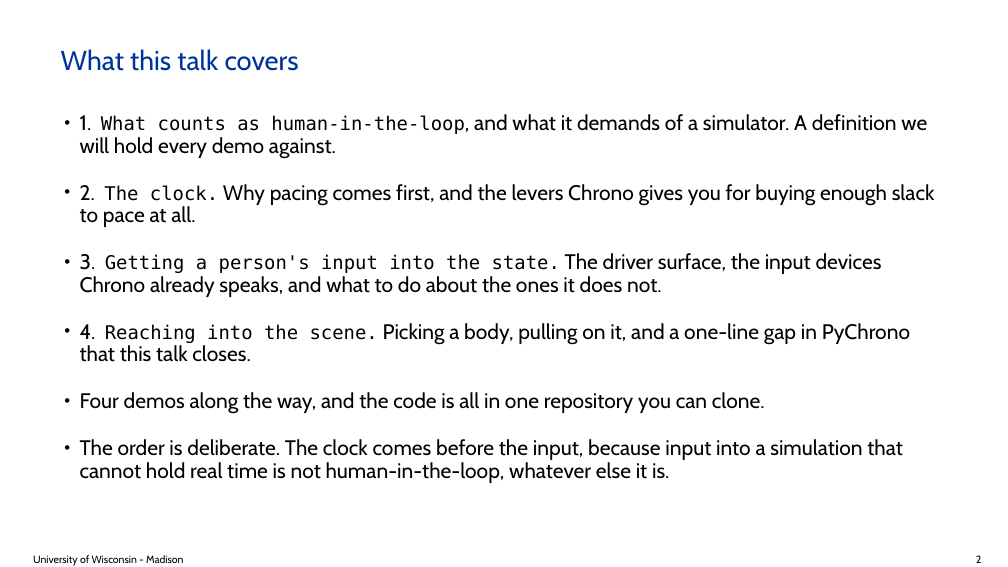
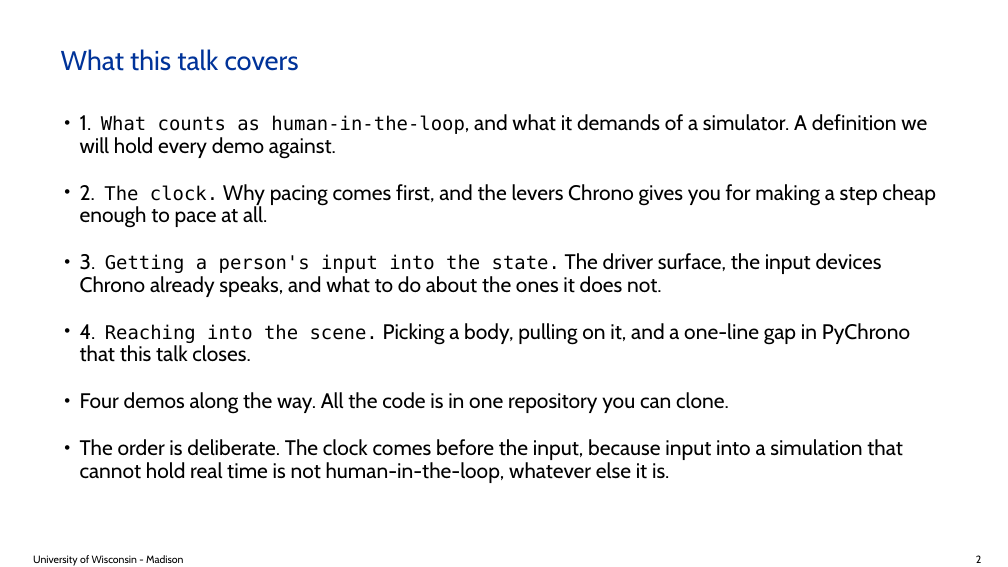
Before and after one commit to ksha23/chrono-hil-tutorial, a slide deck: slide 2 of tutorial_HIL_driver.pptx. Drawn at 1008x567 pixels with LibreOffice and Linux fonts; fonts in the diff are those of the drawing; background and template pictures are left out. Boxes give left, top, right and bottom in pixels: in the first picture for what was removed or moved away, otherwise in the second. Text is boxed around its words. In the diff, an @@ line names an element or a change of style, - is before the commit and + after.

```diff
--- a/tutorial_HIL_driver.pptx
+++ b/tutorial_HIL_driver.pptx
@@ text at bbox=[80, 184, 935, 228]: text changed @@
-• 2. The clock. Why pacing comes first, and the levers Chrono gives you for buying enough slack to pace at all.
+• 2. The clock. Why pacing comes first, and the levers Chrono gives you for making a step cheap enough to pace at all.
@@ text at bbox=[80, 392, 729, 414]: text changed @@
-• Four demos along the way, and the code is all in one repository you can clone.
+• Four demos along the way. All the code is in one repository you can clone.
```
Also in this commit, not shown: 23 other slides changed, 5 other files.
